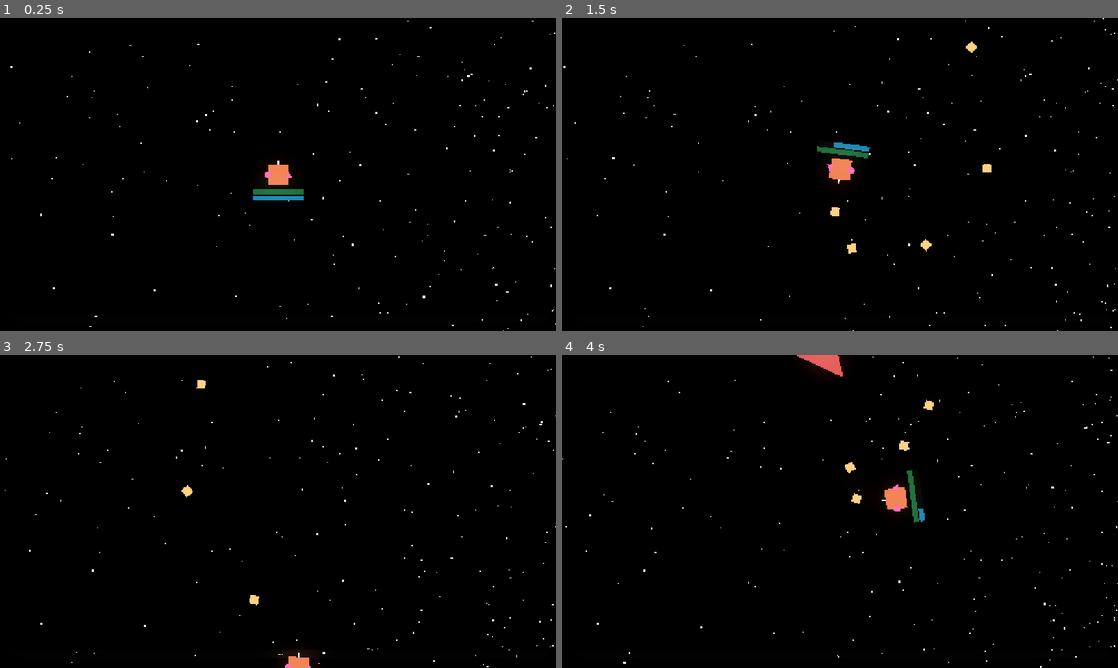
Above: before the commit, frames 1-4 (two rows, left to right).
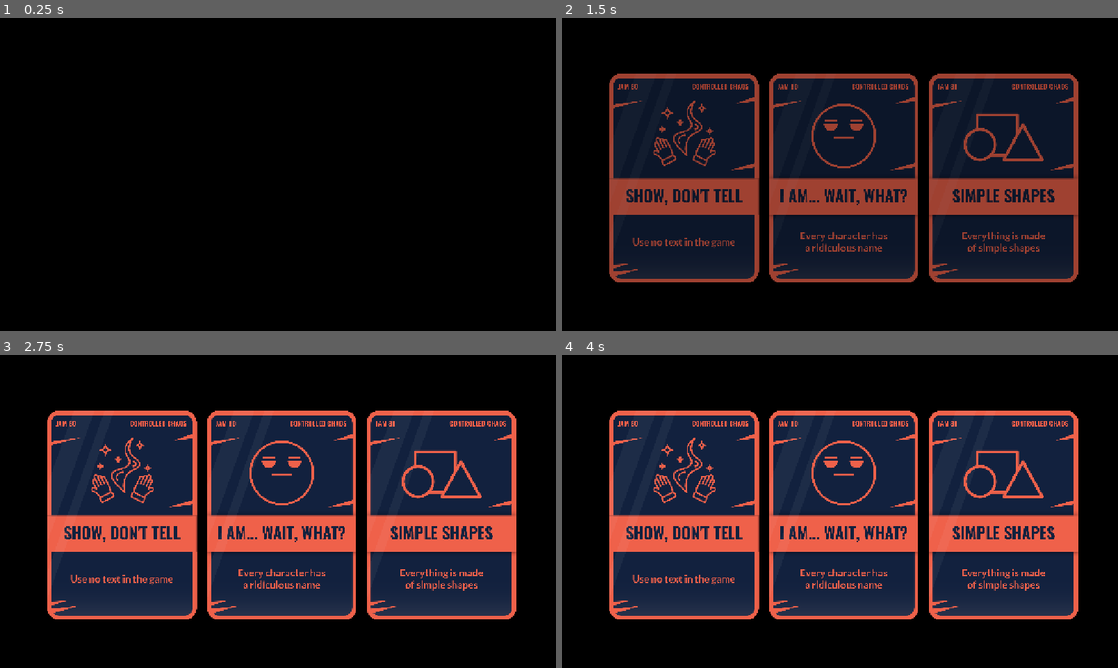
Above: after the commit, the same moments.

Repository: jbuehler23/blorg
Game: Godot game, scene res://scenes/screens/godot_wild_splash.tscn
Two runs of this game, one before a commit and one after it. Both use one fixed random seed, a clock stepped at 60 frames per second and the inputs below. Before the commit the project starts from res://scenes/screens/game.tscn. Sound files missing from this copy of the repository are replaced by a short silence.
Inputs:
- Up to frame 1 (0.25 s): no input
- Up to frame 2 (1.5 s): hold D (rotate_right) 0.53-1.28 s; hold Space (shoot) 0.53-1.28 s; hold S (backward) from 1.28 s (still down); tap Space (shoot) at 1.35 s
- Up to frame 3 (2.75 s): release S (backward) at 2.03 s; hold D (rotate_right) from 2.03 s (still down); hold Space (shoot) from 2.03 s (still down)
- Up to frame 4 (4 s): release D (rotate_right) at 2.78 s; release Space (shoot) at 2.78 s; hold W (forward) 2.78-3.53 s; tap Space (shoot) at 2.85 s; hold A (rotate_left) from 3.53 s (still down); hold Space (shoot) from 3.53 s (still down)

The runs differ from the first frame. In frame 1, 0.7% of the frame differs, in the area x 1-100%, y 0-100%; in frame 2, 54%; in frame 3, 54%; in frame 4, 54%, in the area x 0-100%, y 0-100%.

Commit message:
feat: add godot wild splash screen

Diff:
--- a/project.godot
+++ b/project.godot
@@ -11,7 +11,7 @@
 [application]
 
 config/name="blorg"
-run/main_scene="res://scenes/screens/game.tscn"
+run/main_scene="uid://bfujgo3m4kq8c"
 config/features=PackedStringArray("4.4", "Forward Plus")
 config/icon="res://icon.svg"
 
--- a/scenes/screens/game.tscn
+++ b/scenes/screens/game.tscn
@@ -129,6 +129,21 @@
 scale_min = 5.0
 scale_max = 5.0
 
+[sub_resource type="Animation" id="Animation_vsgdc"]
+length = 0.001
+tracks/0/type = "value"
+tracks/0/imported = false
+tracks/0/enabled = true
+tracks/0/path = NodePath("Player:position")
+tracks/0/interp = 1
+tracks/0/loop_wrap = true
+tracks/0/keys = {
+"times": PackedFloat32Array(0),
+"transitions": PackedFloat32Array(1),
+"update": 0,
+"values": [Vector2(640, 360)]
+}
+
 [sub_resource type="Animation" id="Animation_yruvw"]
 resource_name = "fly_away"
 length = 7.0
@@ -143,21 +158,6 @@
 "transitions": PackedFloat32Array(1, 1),
 "update": 0,
 "values": [Vector2(640, 360), Vector2(640, -128)]
-}
-
-[sub_resource type="Animation" id="Animation_vsgdc"]
-length = 0.001
-tracks/0/type = "value"
-tracks/0/imported = false
-tracks/0/enabled = true
-tracks/0/path = NodePath("Player:position")
-tracks/0/interp = 1
-tracks/0/loop_wrap = true
-tracks/0/keys = {
-"times": PackedFloat32Array(0),
-"transitions": PackedFloat32Array(1),
-"update": 0,
-"values": [Vector2(640, 360)]
 }
 
 [sub_resource type="AnimationLibrary" id="AnimationLibrary_vsgdc"]
--- /dev/null
+++ b/scenes/screens/godot_wild_splash.gd
@@ -0,0 +1,24 @@
+extends Control
+
+@export var game_scene := preload("res://scenes/screens/game.tscn")
+@export var in_time := 0.5
+@export var fade_in_time := 1.5
+@export var pause_time := 2.5
+@export var fade_out_time := 1.5
+@export var out_time := 0.5
+@onready var wildcards: TextureRect = $CenterContainer/Wildcards
+
+func fade() -> void:
+	wildcards.modulate.a = 0.0
+	var tween = self.create_tween()
+	tween.tween_interval(in_time)
+	tween.tween_property(wildcards, "modulate:a", 1.0, fade_in_time)
+	tween.tween_interval(pause_time)
+	tween.tween_property(wildcards, "modulate:a", 0.0, fade_out_time)
+	tween.tween_interval(out_time)
+	await tween.finished
+	get_tree().change_scene_to_packed(game_scene)
+
+# Called when the node enters the scene tree for the first time.
+func _ready() -> void:
+	fade()
--- /dev/null
+++ b/scenes/screens/godot_wild_splash.tscn
@@ -0,0 +1,39 @@
+[gd_scene load_steps=3 format=3 uid="uid://bfujgo3m4kq8c"]
+
+[ext_resource type="Script" uid="uid://3w53bolti1x7" path="res://scenes/screens/godot_wild_splash.gd" id="1_qmtxi"]
+[ext_resource type="Texture2D" uid="uid://jyud6sihm26t" path="res://assets/80-All-Cards.png" id="2_ty2xc"]
+
+[node name="GodotWildSplash" type="Control"]
+layout_mode = 3
+anchors_preset = 15
+anchor_right = 1.0
+anchor_bottom = 1.0
+grow_horizontal = 2
+grow_vertical = 2
+script = ExtResource("1_qmtxi")
+
+[node name="ColorRect" type="ColorRect" parent="."]
+layout_mode = 1
+anchors_preset = 15
+anchor_right = 1.0
+anchor_bottom = 1.0
+grow_horizontal = 2
+grow_vertical = 2
+color = Color(0, 0, 0, 1)
+
+[node name="CenterContainer" type="CenterContainer" parent="."]
+layout_mode = 1
+anchors_preset = 15
+anchor_right = 1.0
+anchor_bottom = 1.0
+offset_right = 1960.0
+offset_bottom = 1120.0
+grow_horizontal = 2
+grow_vertical = 2
+scale = Vector2(0.4, 0.4)
+
+[node name="Wildcards" type="TextureRect" parent="CenterContainer"]
+layout_mode = 2
+size_flags_vertical = 10
+texture = ExtResource("2_ty2xc")
+stretch_mode = 2
--- a/scenes/screens/warning_overlay.tscn
+++ b/scenes/screens/warning_overlay.tscn
@@ -2,6 +2,21 @@
 
 [ext_resource type="Script" uid="uid://hnttouse8812" path="res://scripts/ui/warning_overlay.gd" id="1_bx5hw"]
 [ext_resource type="AudioStream" uid="uid://cyupkbnr6hmvo" path="res://assets/BEEP_Targeting Loop_06.wav" id="2_ak147"]
+
+[sub_resource type="Animation" id="Animation_bx5hw"]
+length = 0.001
+tracks/0/type = "value"
+tracks/0/imported = false
+tracks/0/enabled = true
+tracks/0/path = NodePath("ColorRect:color")
+tracks/0/interp = 1
+tracks/0/loop_wrap = true
+tracks/0/keys = {
+"times": PackedFloat32Array(0),
+"transitions": PackedFloat32Array(1),
+"update": 0,
+"values": [Color(0.619608, 0.00392157, 0.00784314, 0)]
+}
 
 [sub_resource type="Animation" id="Animation_8qqdl"]
 resource_name = "flash"
@@ -18,21 +33,6 @@
 "transitions": PackedFloat32Array(1, 1, 1),
 "update": 0,
 "values": [Color(0.619608, 0.00392157, 0.00784314, 0), Color(0.619608, 0.00392157, 0.00784314, 0.298039), Color(0.619608, 0.00392157, 0.00784314, 0)]
-}
-
-[sub_resource type="Animation" id="Animation_bx5hw"]
-length = 0.001
-tracks/0/type = "value"
-tracks/0/imported = false
-tracks/0/enabled = true
-tracks/0/path = NodePath("ColorRect:color")
-tracks/0/interp = 1
-tracks/0/loop_wrap = true
-tracks/0/keys = {
-"times": PackedFloat32Array(0),
-"transitions": PackedFloat32Array(1),
-"update": 0,
-"values": [Color(0.619608, 0.00392157, 0.00784314, 0)]
 }
 
 [sub_resource type="AnimationLibrary" id="AnimationLibrary_ak147"]
--- a/scripts/asteroids/asteroid.gd
+++ b/scripts/asteroids/asteroid.gd
@@ -94,6 +94,10 @@
 				print(str("increasing charges"))
 				body.can_fire = true
 				match asteroid_size:
+					AsteroidSize.BOSS:
+						hit_audio.pitch_scale = 0.5
+						hit_audio.play()
+						body.damage(100)
 					AsteroidSize.LARGE:
 						body.charges += 5
 					AsteroidSize.MEDIUM:
Binary file added: assets/80-All-Cards.png
Not shown, added: assets/80-All-Cards.png.import
Binary file added: assets/80-Controlled Chaos.png
Not shown, added: assets/80-Controlled Chaos.png.import
Not shown, added: scenes/screens/godot_wild_splash.gd.uid
